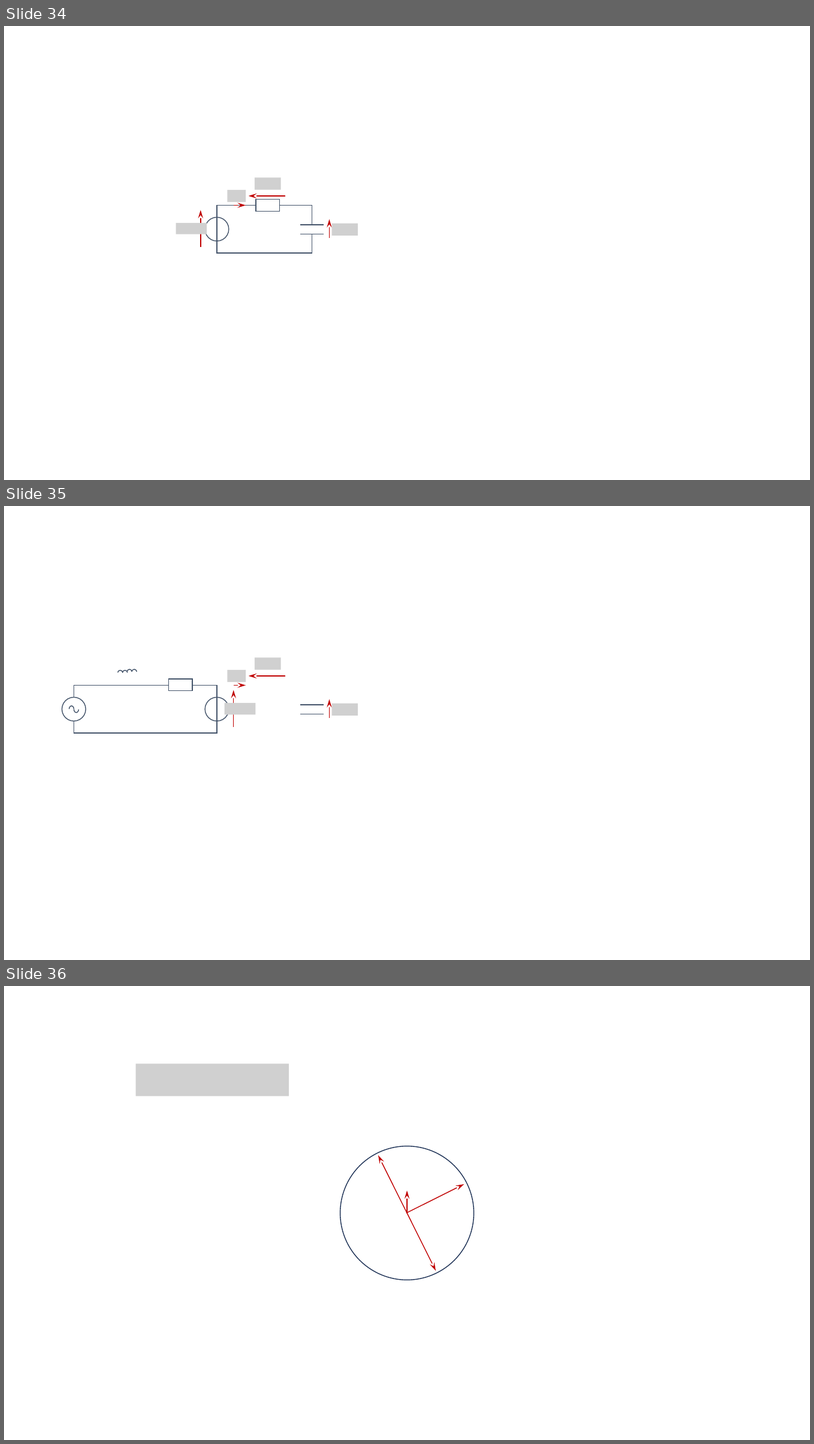
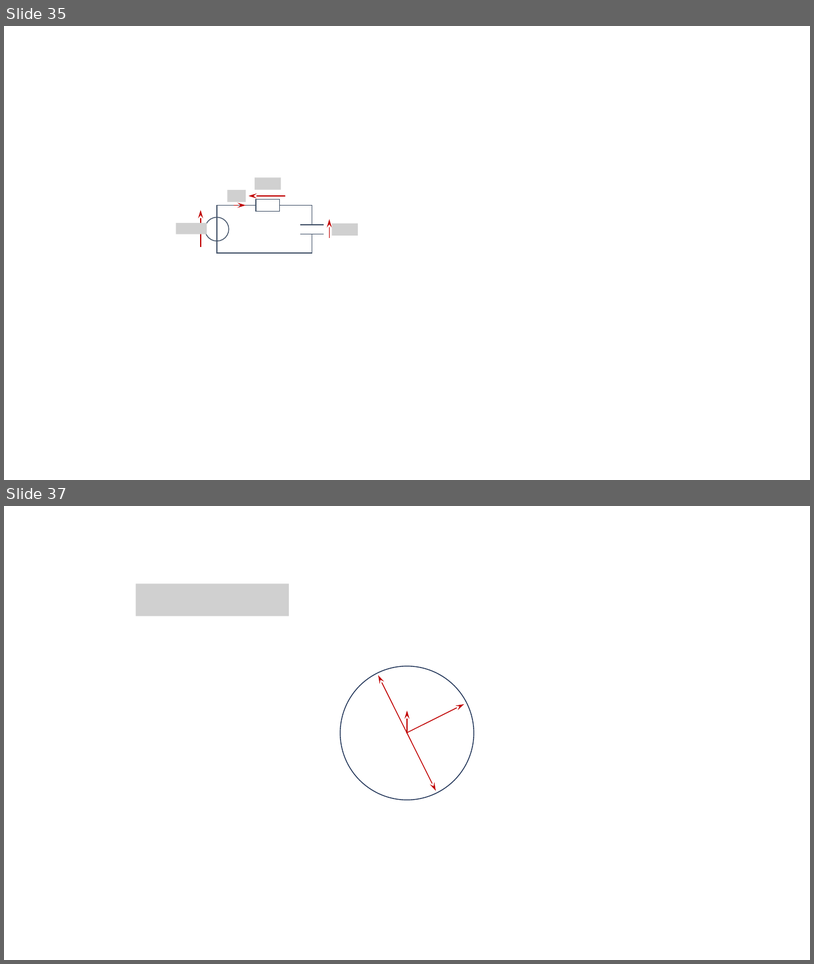
Before and after one commit to xpessoles/PT_GenieElectrique, a slide deck: 05_MachinesTriphasees/PT_GE_05_MS_Activite_02/images/PT_GE_05_MS_Activite_02.pptx. Shown one above the other, each under a label of ours: slides 34, 35 and 36 before the commit, slides 35 and 37 after it; the slides between them are not shown. The pictures are 814x1444 and 814x964 pixels, drawn with LibreOffice and Linux fonts; fonts in the diff are those of the drawing; grey boxes stand for pictures; background and template pictures are left out. Boxes give left, top, right and bottom in pixels: in the first picture for what was removed or moved away, otherwise in the second. Text is boxed around its words. In the diff, an @@ line names an element or a change of style, - is before the commit and + after.

```diff
--- a/05_MachinesTriphasees/PT_GE_05_MS_Activite_02/images/PT_GE_05_MS_Activite_02.pptx
+++ b/05_MachinesTriphasees/PT_GE_05_MS_Activite_02/images/PT_GE_05_MS_Activite_02.pptx
@@ slide 35 removed at (4,506,810,960), background #FFFFFF @@
@@ picture removed at (254,657,281,669) @@
@@ rectangle removed at (74,685,218,733) @@
@@ arc (boxed as its full ellipse) removed at (118,670,123,675) @@
@@ arc (boxed as its full ellipse) removed at (123,670,128,675) @@
@@ arc (boxed as its full ellipse) removed at (128,669,132,674) @@
@@ arc (boxed as its full ellipse) removed at (132,669,137,674) @@
@@ rectangle removed at (169,679,192,691) @@
@@ picture removed at (227,670,246,682) @@
@@ arrow removed from (234, 685) to (246, 685) @@
@@ arrow removed from (286, 676) to (248, 676) @@
@@ ellipse removed at (62,697,86,721) @@
@@ ellipse removed at (206,697,229,721) @@
@@ picture removed at (225,703,255,714) @@
@@ arrow removed from (234, 727) to (234, 690) @@
@@ arrow removed from (329, 718) to (329, 699) @@
@@ picture removed at (332,703,358,715) @@
@@ arc (boxed as its full ellipse) removed at (69,706,74,712) @@
@@ arc (boxed as its full ellipse) removed at (74,706,79,712) @@
@@ rectangle removed at (300,704,324,714) @@
@@ line removed from (324, 705) to (300, 705) @@
@@ line removed from (324, 714) to (300, 714) @@
@@ what was slide 34 is now slide 35 @@
@@ what was slide 36 is now slide 37 @@
```
Also in this commit, not shown: 2 slides added, 4 other files.
